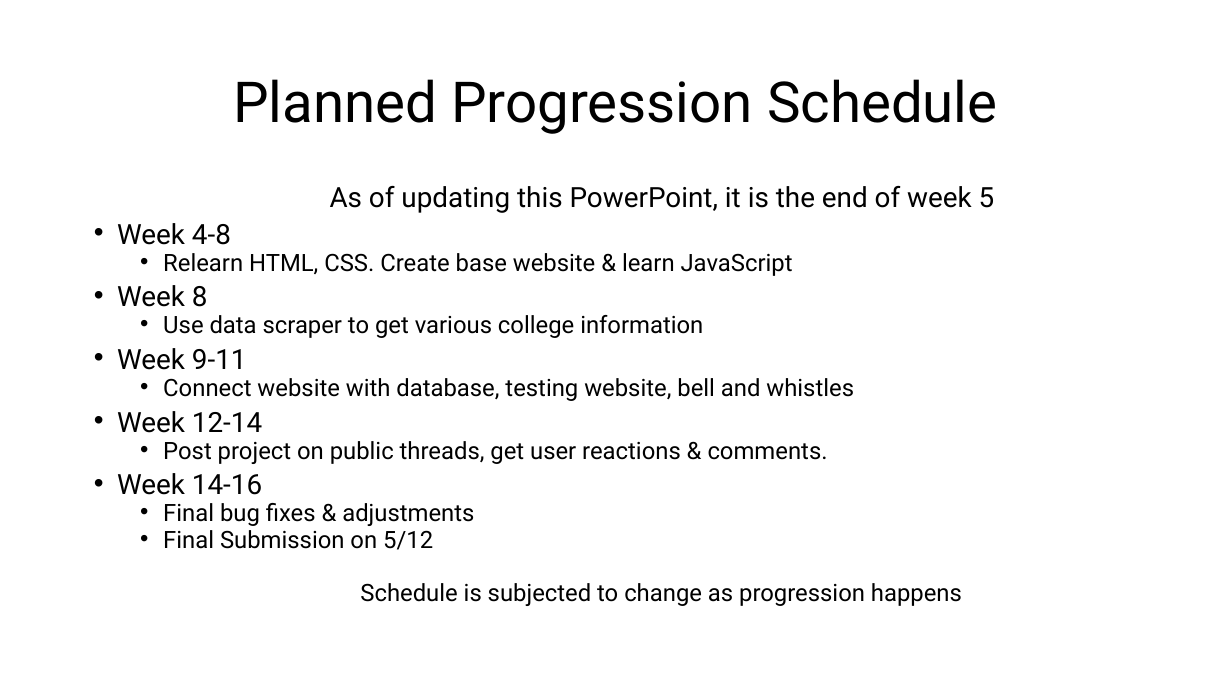
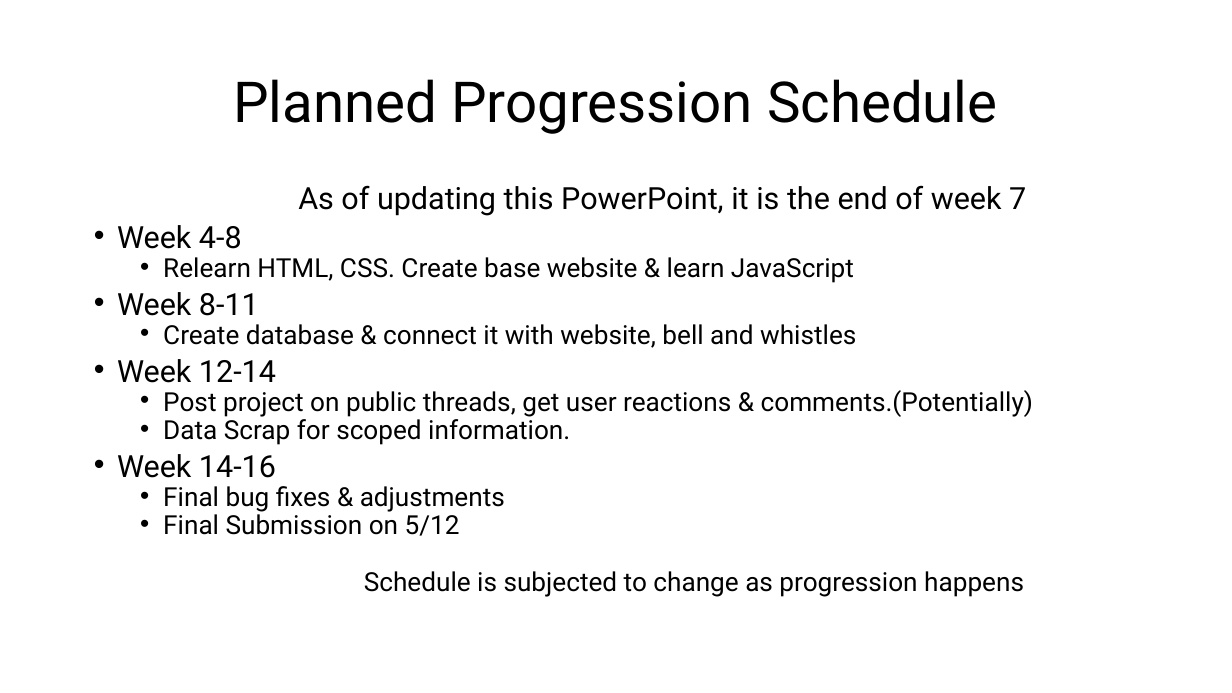
Before and after one commit to anthony2421/cisc4900-anthony2421-vc1a, a slide deck: slide 8 of Progress documentations/CISC 4900 - Diagram.pptx. Drawn at 1232x693 pixels with LibreOffice and Linux fonts; fonts in the diff are those of the drawing. Boxes give left, top, right and bottom in pixels: in the first picture for what was removed or moved away, otherwise in the second. Text is boxed around its words. In the diff, an @@ line names an element or a change of style, - is before the commit and + after.

```diff
--- a/Progress documentations/CISC 4900 - Diagram.pptx
+++ b/Progress documentations/CISC 4900 - Diagram.pptx
@@ text at bbox=[298, 185, 1026, 216]: text changed; size 21.7 to 23.8 pt @@
-As of updating this PowerPoint, it is the end of week 5
+As of updating this PowerPoint, it is the end of week 7
@@ text at bbox=[117, 257, 1024, 597]: size 21.7 to 23.8 pt in "Week 4-8", "Week 12-14", "Week 14-16"; size 18.6 to 20.4 pt in "Relearn HTML, CSS. Create base website & ...", "Final bug fixes & adjustments", "Final Submission on 5/12", "Schedule is subjected to change as progression ..." @@
@@ text at bbox=[117, 292, 856, 348]: text changed; size 18.6 to 20.4 pt @@
-• Week 8
-  • Use data scraper to get various college information
-• Week 9-11
-  • Connect website with database, testing website, bell and whistles
+• Week 8-11
+  • Create database & connect it with website, bell and whistles
@@ text at bbox=[163, 390, 1033, 445]: text changed; size 18.6 to 20.4 pt @@
-  • Post project on public threads, get user reactions & comments.
+  • Post project on public threads, get user reactions & comments.(Potentially)
+  • Data Scrap for scoped information.
```
Also in this commit, not shown: 2 other files.
